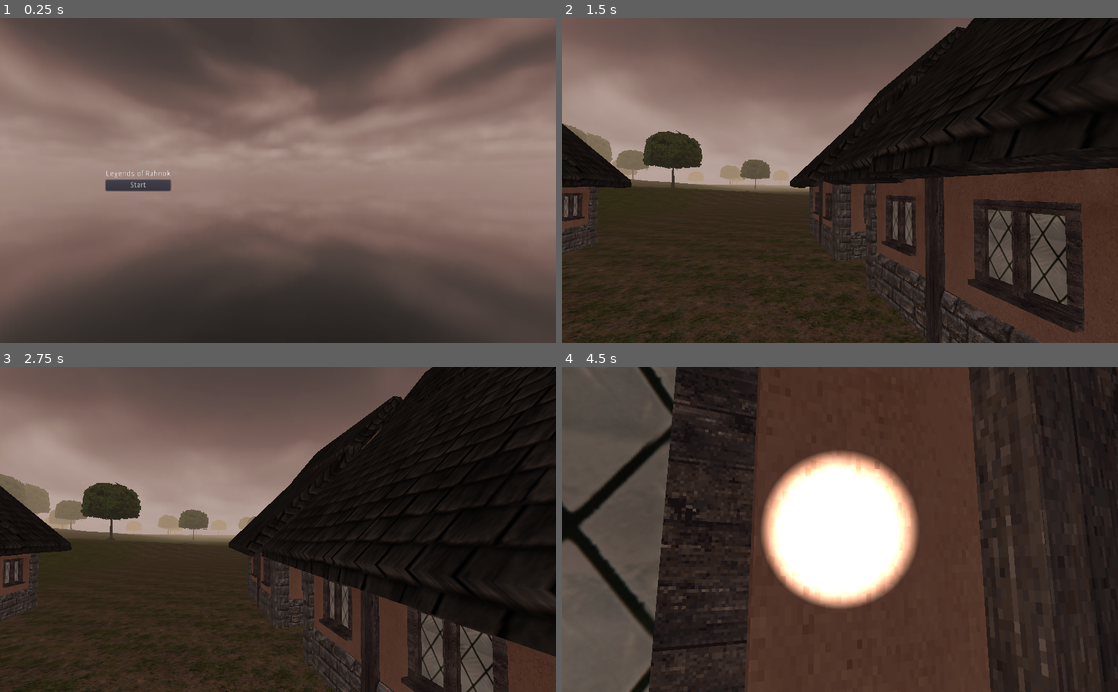
Above: before the commit, frames 1-4 (two rows, left to right).
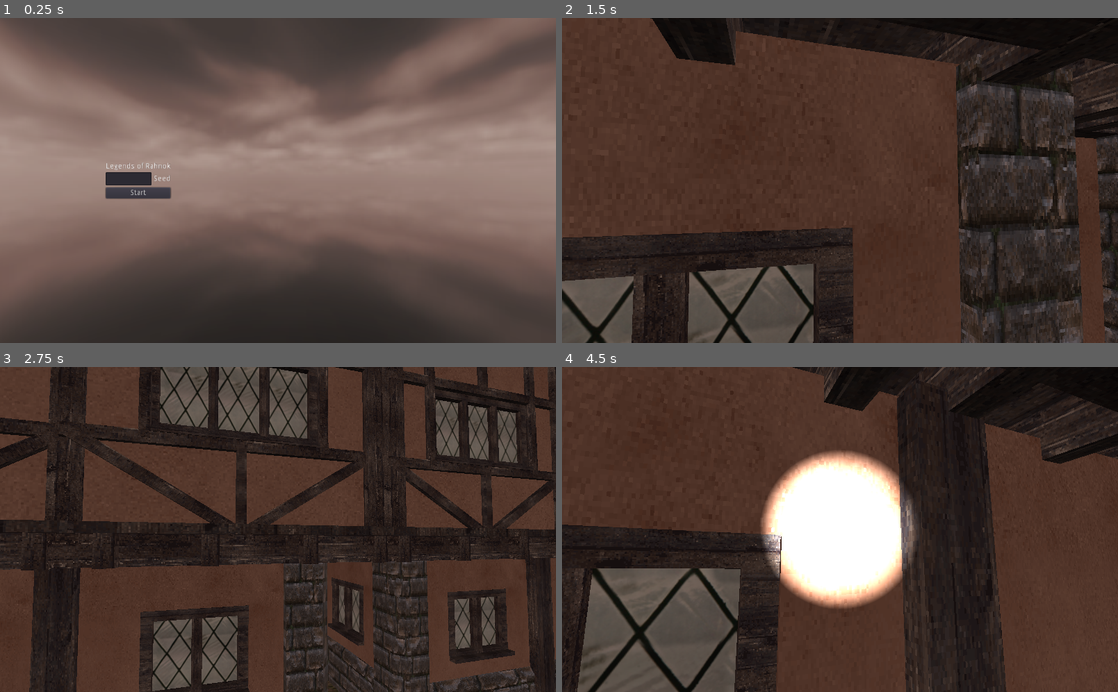
Above: after the commit, the same moments.

Repository: itaden1/webRPG
Game: Godot game, scene res://Scenes/GUI/TitleScreen.tscn
The game is run twice, just before and just after one commit, with the same random seed, the same clock (stepped at 60 frames per second) and the same inputs.
Inputs (mouse positions are in pixels of both pictures, inside the frame that each line leads up to):
- Up to frame 1 (0.25 s): no input
- Up to frame 2 (1.5 s): click "Start" at 0.5 s; tap Enter (ui_accept) at 1.25 s; move the mouse to (867, 180) at 1.27 s; hold W from 1.28 s (still down); hold Tab (ToggleMouse) from 1.28 s (still down)
- Up to frame 3 (2.75 s): tap Enter (ui_accept) at 1.52, 2.27 s; move the mouse to (166, 545) at 2.02 s; release W at 2.03 s; release Tab (ToggleMouse) at 2.03 s; hold S from 2.03 s (still down); tap Space at 2.1 s
- Up to frame 4 (4.5 s): move the mouse to (895, 458) at 2.77 s; release S at 2.78 s; hold D 2.78-3.53 s; hold F 2.78-3.53 s; move the mouse to (812, 594) at 3.52 s; hold W from 3.53 s (still down); tap Tab (ToggleMouse) at 3.6 s; tap Enter (ui_accept) at 3.77 s; move the mouse to (878, 532) at 4.27 s; hold Space from 4.28 s (still down)

The runs differ from the first frame. In frame 1, 0.8% of the frame differs, in the area x 18-31%, y 44-56%; in frame 2, 67%, in the area x 0-100%, y 0-100%; in frame 3, 66%; in frame 4, 60%.

Commit message:
add seed to title screen

Diff:
--- /dev/null
+++ b/Scenes/GUI/SeedEdit.gd
@@ -0,0 +1,9 @@
+extends LineEdit
+
+
+func _ready():
+	var _c: int = connect("text_changed", self, "_on_seed_changed")
+
+
+func _on_seed_changed(text: String):
+	Rng.set_seed(text)
--- a/Scenes/GUI/TitleScreen.tscn
+++ b/Scenes/GUI/TitleScreen.tscn
@@ -1,7 +1,8 @@
-[gd_scene load_steps=5 format=2]
+[gd_scene load_steps=6 format=2]
 
 [ext_resource path="res://Materials/SkyBox/overcast_lo_res.png" type="Texture" id=1]
 [ext_resource path="res://Scenes/GUI/StartButton.gd" type="Script" id=2]
+[ext_resource path="res://Scenes/GUI/SeedEdit.gd" type="Script" id=3]
 
 [sub_resource type="PanoramaSky" id=7]
 panorama = ExtResource( 1 )
@@ -32,19 +33,37 @@
 
 [node name="VBoxContainer" type="VBoxContainer" parent="CanvasLayer/HBoxContainer/CenterContainer"]
 margin_left = 195.0
-margin_top = 281.0
+margin_top = 267.0
 margin_right = 314.0
-margin_bottom = 319.0
+margin_bottom = 333.0
 
 [node name="Label" type="Label" parent="CanvasLayer/HBoxContainer/CenterContainer/VBoxContainer"]
 margin_right = 119.0
 margin_bottom = 14.0
 text = "Legends of Rahnok"
 
-[node name="Button" type="Button" parent="CanvasLayer/HBoxContainer/CenterContainer/VBoxContainer"]
+[node name="HBoxContainer" type="HBoxContainer" parent="CanvasLayer/HBoxContainer/CenterContainer/VBoxContainer"]
 margin_top = 18.0
 margin_right = 119.0
-margin_bottom = 38.0
+margin_bottom = 42.0
+
+[node name="SeedEdit" type="LineEdit" parent="CanvasLayer/HBoxContainer/CenterContainer/VBoxContainer/HBoxContainer"]
+margin_right = 84.0
+margin_bottom = 24.0
+size_flags_horizontal = 3
+script = ExtResource( 3 )
+
+[node name="Label" type="Label" parent="CanvasLayer/HBoxContainer/CenterContainer/VBoxContainer/HBoxContainer"]
+margin_left = 88.0
+margin_top = 5.0
+margin_right = 119.0
+margin_bottom = 19.0
+text = "Seed"
+
+[node name="Button" type="Button" parent="CanvasLayer/HBoxContainer/CenterContainer/VBoxContainer"]
+margin_top = 46.0
+margin_right = 119.0
+margin_bottom = 66.0
 text = "Start"
 script = ExtResource( 2 )
 
--- a/Scripts/Singletons/RNG.gd
+++ b/Scripts/Singletons/RNG.gd
@@ -1,7 +1,7 @@
 extends Node
 
 var random_number_generator = RandomNumberGenerator.new()
-var _seed: String = 'the meaning of everything!'
+var _seed: String = ""
 var intialised: bool = false
 
 func _ready():
@@ -9,7 +9,7 @@
 
 func get_random_int() -> int:
 	if not intialised:
-		if _seed == '0':
+		if _seed == "":
 			random_number_generator.randomize()
 			print(random_number_generator.seed, "<<<<")
 		else:
